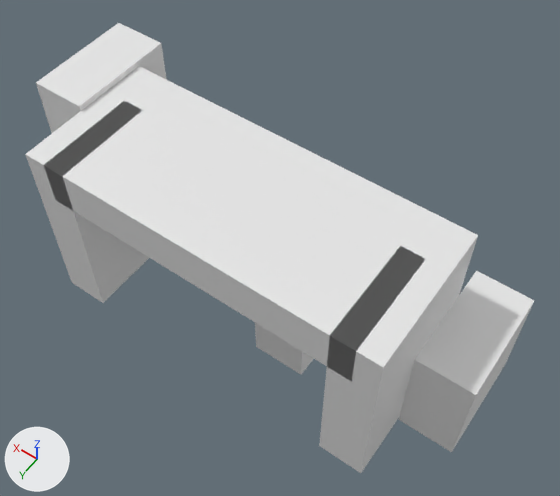
Two versions of the glTF model assets/models/environment/environment_tutorial_cart_wreck.glb, one commit apart.
Before and after are seen from a 50 mm lens placed at (-1.54, 2.45, 3.2), pointed at (0.0, 0.3, -0.19). The lights are fixed; the arrows at lower left show +X, +Y and +Z. The first picture is the older version. Where no turn or scale is listed for an object, it has been applied to the vertices.

In view in the first picture: 'BrokenTongue', 'CartBack', 'CartBed', 'CartRailLeft', 'CartRailRight', 'WheelLeft', 'WheelRight'.
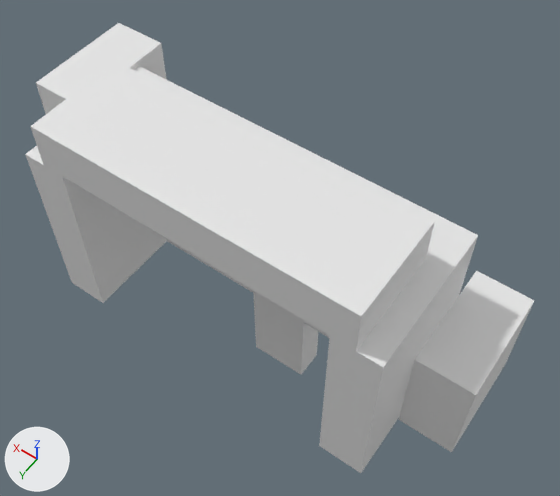
The change, as a diff of the scene's bpy script:
```diff
--- a/assets/models/environment/environment_tutorial_cart_wreck.glb.py
+++ b/assets/models/environment/environment_tutorial_cart_wreck.glb.py
@@ ob_cartback @@
 ob_cartback = bpy.data.objects.new('CartBack', me_立方体_003)
-ob_cartback.location = (0.0, 0.719, 0.406)
+ob_cartback.location = (0.0, 0.719, 0.656)
```

Pixel boxes [x1, y1, x2, y2] of what changed, in the pictures (560 x 496 px):
'CartBack', moved
    before: [44, 101, 424, 381]
    after: [30, 61, 435, 351]
'CartBed', unchanged, covered by the edit
    before: [107, 66, 478, 330]
    after: [134, 66, 478, 338]
